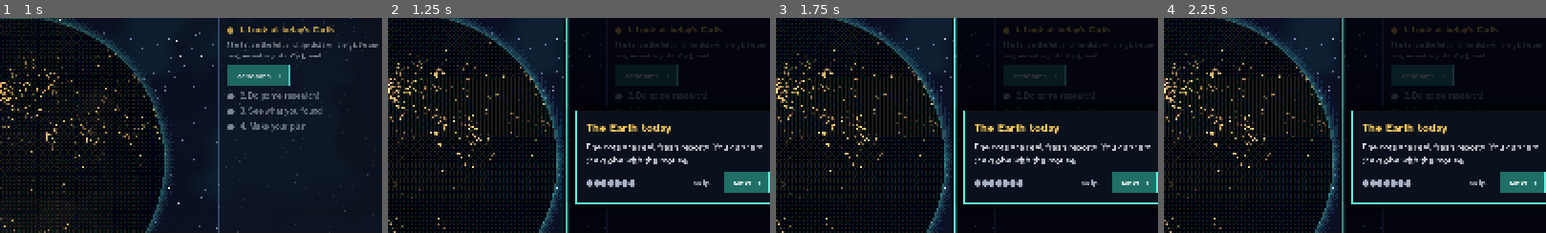
Above: before the commit, frames 1-4 (left to right).
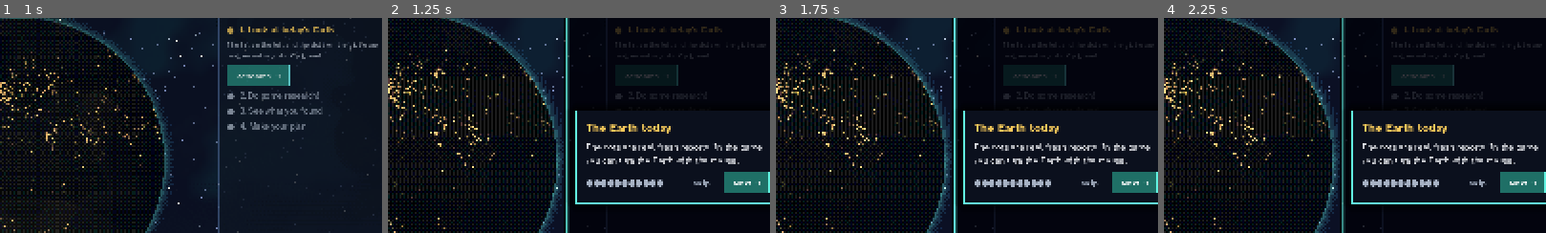
Above: after the commit, the same moments.

Repository: roadside/aether
Game: Godot game, scene res://scenes/main.tscn
Two runs of this game, one before a commit and one after it. Both use one fixed random seed, a clock stepped at 60 frames per second and the inputs below. Sound files missing from this copy of the repository are replaced by a short silence.
Inputs (mouse positions are % of the whole screen's width and height, from its top left):
- Up to frame 1 (1 s): tap Enter at 0.5 s; drag from (50, 47) to (60, 28) at 0.52 s
- Up to frame 2 (1.25 s): no input
- Up to frame 3 (1.75 s): click "New game" at 1.25 s
- Up to frame 4 (2.25 s): click "New game" at 2 s
The pictures show only the part of the screen within x 47-97%, y 15-65%; the shares and areas given below are measured in that part.

Frame 1 is identical in both runs. In frame 2, 1.1% of the frame differs, in the area x 52-98%, y 58-79%; in frame 3, 1.1%; in frame 4, 1.1%.

Commit message:
Bemutató: a felső sáv elemei külön lépésben (év, korszak, pénz, bizalom, melegedés), nem kattintásra hívó szövegek
Co-Authored-By: Claude Fable 5.2 <noreply@anthropic.com>
Claude-Session: https://claude.ai/code/session_01T6sPwaPiVjASr8DLyjC9bo

Diff:
--- a/AETHER_godot/scripts/i18n_2.gd
+++ b/AETHER_godot/scripts/i18n_2.gd
@@ -122,20 +122,23 @@
 	"Csak számokból áll": "Numbers only",
 	"Megosztom": "Share",
 	"Megosztva ✓": "Shared ✓",
+	"A pöttyök valódi, friss jelentések. A játékban az egérrel forgathatod a Földet.": "The dots are real, fresh reports. In the game you can turn the Earth with the mouse.",
+	"2026-ban indulsz, és 2100-ig játszol. Minden évben kutathatsz és dönthetsz.": "You start in 2026 and play until 2100. Every year you can research and decide.",
+	"Négy korszak van. Ha eleget kutattál, jön a következő, új témákkal és új lehetőségekkel.": "There are four eras. When you have researched enough, the next one comes with new topics and new options.",
+	"Ebből fizeted a kutatást, az állomásod építését és a terved. Minden évben kapsz hozzá.": "This pays for research, building your station and your plan. You get more every year.",
+	"Ennyire hisznek neked az emberek. Merész tervhez sok bizalom kell. Ellenőrzött kutatással nő, bajban csökken.": "This is how much people believe you. A bold plan needs a lot of trust. It grows with checked research and falls in trouble.",
+	"Ennyivel melegebb a Föld, mint az ipar előtti időkben. A célod, hogy 2100-ra minél kisebb legyen.": "This is how much warmer the Earth is than before industry. Your goal is to keep it as low as possible by 2100.",
+	"Valódi hírek a világból. A játékban bármelyikre rákattinthatsz: megtudod, mi köze a klímához.": "Real news from the world. In the game you can click any of them to learn what it has to do with climate.",
+	"Itt teszel fel kérdést. A válasz valódi tudományos cikkekből jön, és tudást, bizalmat ad.": "Here you ask a question. The answer comes from real scientific papers and gives you knowledge and trust.",
+	"Ha idén már mindent megtettél, zárd le az évet. A görbe mutatja, merre tart a melegedés.": "When you have done everything for this year, close it. The curve shows where warming is heading.",
+	"Innen indulj! A küldetés lépésről lépésre vezet, és csillagot ad.": "Start here! The mission guides you step by step and gives stars.",
 	"Átugrom": "Skip",
 	"Tovább →": "Next →",
 	"Kezdjük!": "Let's start!",
 	"Bemutató újra": "Show the tour again",
 	"A Föld ma": "The Earth today",
-	"A pöttyök valódi, friss jelentések. Az egérrel megforgathatod.": "The dots are real, fresh reports. You can turn the globe with the mouse.",
-	"Hol tartasz?": "Where are you now?",
-	"Itt látod az évet, a pénzed, a bizalmat és a melegedést.": "Here you see the year, your money, trust and warming.",
-	"Valódi hírek a világból. Kattints egyre, és megtudod, mi köze a klímához.": "Real news from the world. Click one to learn what it has to do with climate.",
-	"Itt kérdezel. A válasz valódi tudományos cikkekből jön.": "Here you ask. The answer comes from real scientific papers.",
 	"Itt döntöd el, mit tegyen a világ. Rögtön látod, mi lesz 2100-ban.": "Here you decide what the world should do. You see at once what happens by 2100.",
 	"Telik az idő": "Time passes",
-	"Ha végeztél, zárd le az évet. A görbe mutatja, merre tart a melegedés.": "When you are done, close the year. The curve shows where warming is heading.",
-	"Innen indulj! A küldetés lépésről lépésre vezet.": "Start here! The mission guides you step by step.",
 	"Nálunk →": "Back home →",
 	"Mennyi CO2 jut még?": "How much CO2 is left?",
 	"Kutasd ki, mennyi CO2-t bocsáthat még ki a világ 1,5 és 2 fokig.": "Research how much CO2 the world can still emit before 1.5 and 2 degrees.",
--- a/AETHER_godot/scripts/main.gd
+++ b/AETHER_godot/scripts/main.gd
@@ -227,21 +227,31 @@
 	_tour = Tour.new()
 	var both := func(a: Control, b: Control) -> Rect2:
 		return a.get_global_rect().merge(b.get_global_rect())
+	var stat := func(key: String) -> Rect2:
+		return ((_stats[key] as Control).get_parent() as Control).get_global_rect().grow(6)
 	_tour.steps = [
 		{"rect": func() -> Rect2: return Rect2(480, 105, 640, 640),
-			"cim": "A Föld ma", "szoveg": "A pöttyök valódi, friss jelentések. Az egérrel megforgathatod."},
-		{"rect": func() -> Rect2: return Rect2(0, 0, 640, 74),
-			"cim": "Hol tartasz?", "szoveg": "Itt látod az évet, a pénzed, a bizalmat és a melegedést."},
+			"cim": "A Föld ma", "szoveg": "A pöttyök valódi, friss jelentések. A játékban az egérrel forgathatod a Földet."},
+		{"rect": func() -> Rect2: return stat.call("ev"),
+			"cim": "Év", "szoveg": "2026-ban indulsz, és 2100-ig játszol. Minden évben kutathatsz és dönthetsz."},
+		{"rect": func() -> Rect2: return stat.call("korszak"),
+			"cim": "Korszak", "szoveg": "Négy korszak van. Ha eleget kutattál, jön a következő, új témákkal és új lehetőségekkel."},
+		{"rect": func() -> Rect2: return stat.call("penz"),
+			"cim": "Pénz", "szoveg": "Ebből fizeted a kutatást, az állomásod építését és a terved. Minden évben kapsz hozzá."},
+		{"rect": func() -> Rect2: return stat.call("bizalom"),
+			"cim": "Bizalom", "szoveg": "Ennyire hisznek neked az emberek. Merész tervhez sok bizalom kell. Ellenőrzött kutatással nő, bajban csökken."},
+		{"rect": func() -> Rect2: return stat.call("melegedes"),
+			"cim": "Melegedés", "szoveg": "Ennyivel melegebb a Föld, mint az ipar előtti időkben. A célod, hogy 2100-ra minél kisebb legyen."},
 		{"rect": func() -> Rect2: return _left_panel.get_global_rect(),
-			"cim": "Mi történik most?", "szoveg": "Valódi hírek a világból. Kattints egyre, és megtudod, mi köze a klímához."},
+			"cim": "Mi történik most?", "szoveg": "Valódi hírek a világból. A játékban bármelyikre rákattinthatsz: megtudod, mi köze a klímához."},
 		{"rect": func() -> Rect2: return _btn_research.get_global_rect(),
-			"cim": "Kutatás", "szoveg": "Itt kérdezel. A válasz valódi tudományos cikkekből jön."},
+			"cim": "Kutatás", "szoveg": "Itt teszel fel kérdést. A válasz valódi tudományos cikkekből jön, és tudást, bizalmat ad."},
 		{"rect": func() -> Rect2: return _btn_plan.get_global_rect(),
 			"cim": "A terved", "szoveg": "Itt döntöd el, mit tegyen a világ. Rögtön látod, mi lesz 2100-ban."},
 		{"rect": func() -> Rect2: return both.call(_play_btn, _path),
-			"cim": "Telik az idő", "szoveg": "Ha végeztél, zárd le az évet. A görbe mutatja, merre tart a melegedés."},
+			"cim": "Telik az idő", "szoveg": "Ha idén már mindent megtettél, zárd le az évet. A görbe mutatja, merre tart a melegedés."},
 		{"rect": func() -> Rect2: return _right_panel.get_global_rect(),
-			"cim": "Küldetések", "szoveg": "Innen indulj! A küldetés lépésről lépésre vezet."},
+			"cim": "Küldetések", "szoveg": "Innen indulj! A küldetés lépésről lépésre vezet, és csillagot ad."},
 	]
 	add_child(_tour)
 	await _tour.finished
@@ -1797,9 +1807,9 @@
 	# 1t: a rámutatós bemutató lépései (a beállítást nem írja át: a végén visszaáll)
 	var tour_done: Variant = L.get_setting("bemutato_kesz", false)
 	_start_tour()
-	for ti in 7:
+	for ti in 11:
 		await get_tree().create_timer(0.8).timeout
-		if ti in [0, 3, 5, 6]:
+		if ti in [0, 3, 4, 6, 9]:
 			await _shot(dir, "1t_bemutato_%d.png" % (ti + 1))
 		if _tour != null:
 			_tour._next()
